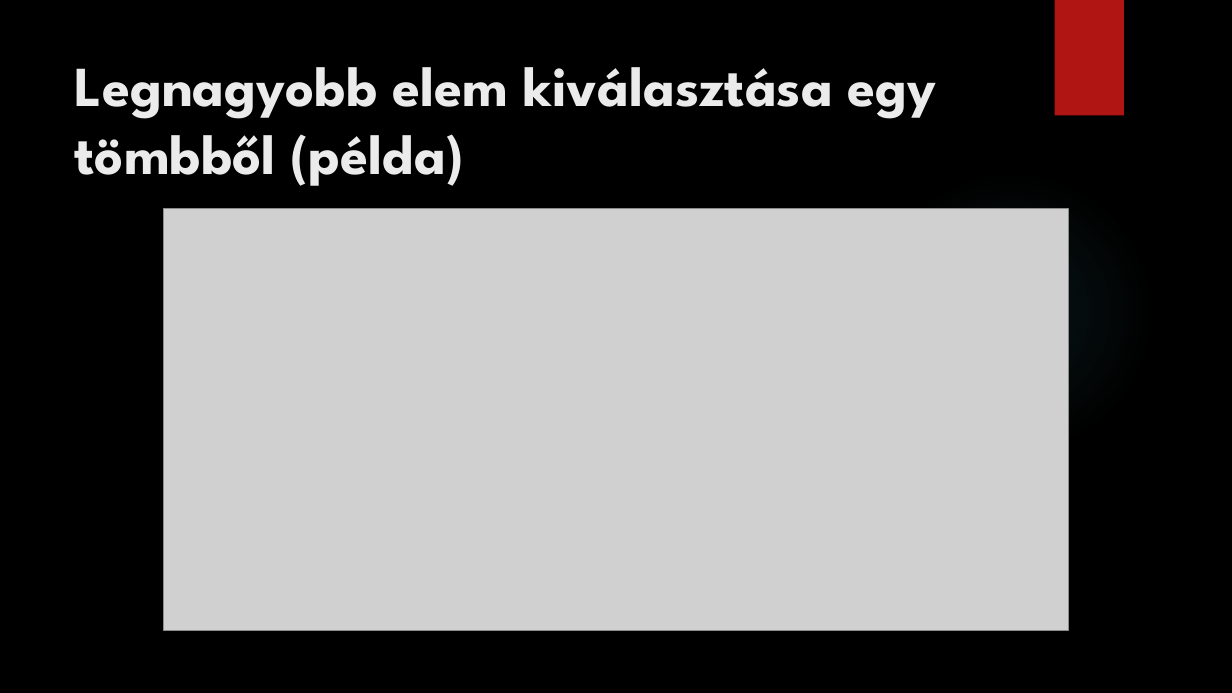
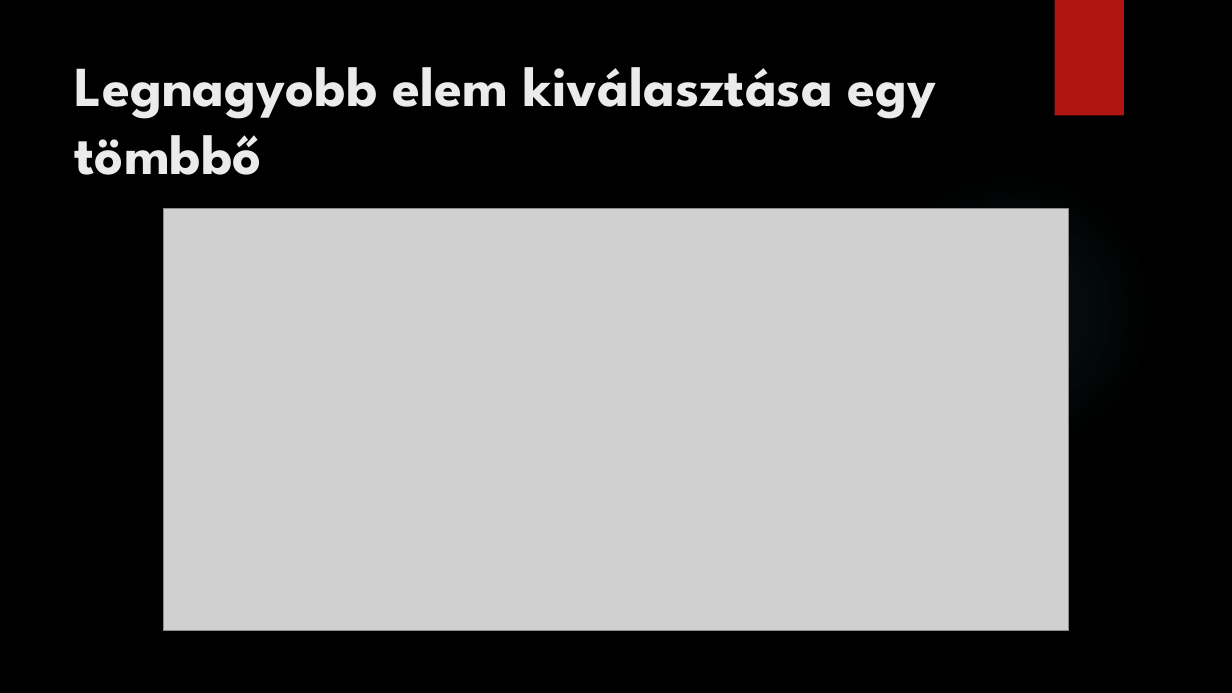
Before and after one commit to kizsi2019/KA_11D, a slide deck: slide 7 of Dunai Krisztián János/Algoritmus.pptx. Drawn at 1232x693 pixels with LibreOffice and Linux fonts; fonts in the diff are those of the drawing; grey boxes stand for pictures; background and template pictures are left out. Boxes give left, top, right and bottom in pixels: in the first picture for what was removed or moved away, otherwise in the second. Text is boxed around its words. In the diff, an @@ line names an element or a change of style, - is before the commit and + after.

```diff
--- a/Dunai Krisztián János/Algoritmus.pptx
+++ b/Dunai Krisztián János/Algoritmus.pptx
@@ title at (75, 67, 937, 175): text changed @@
-Legnagyobb elem kiválasztása egy tömbből (példa)
+Legnagyobb elem kiválasztása egy tömbbő
```
Also in this commit, not shown: 7 other slides changed.
